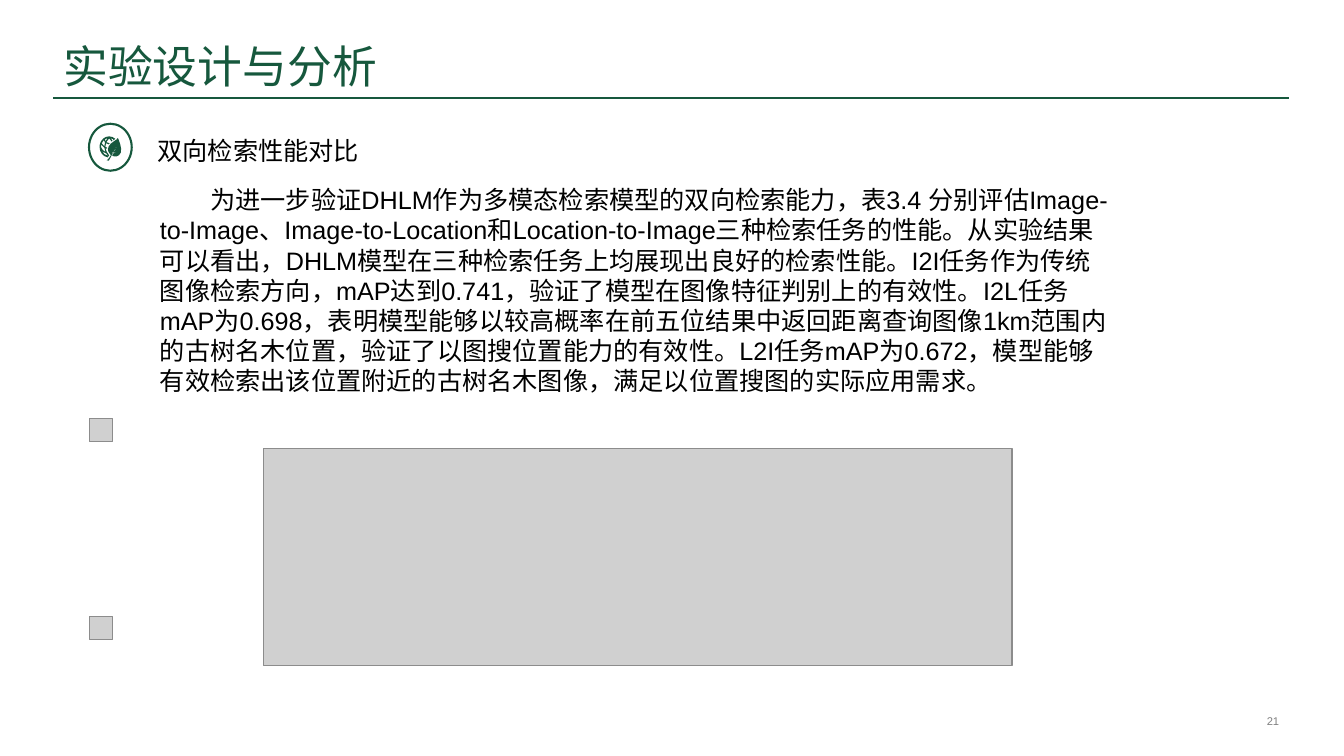
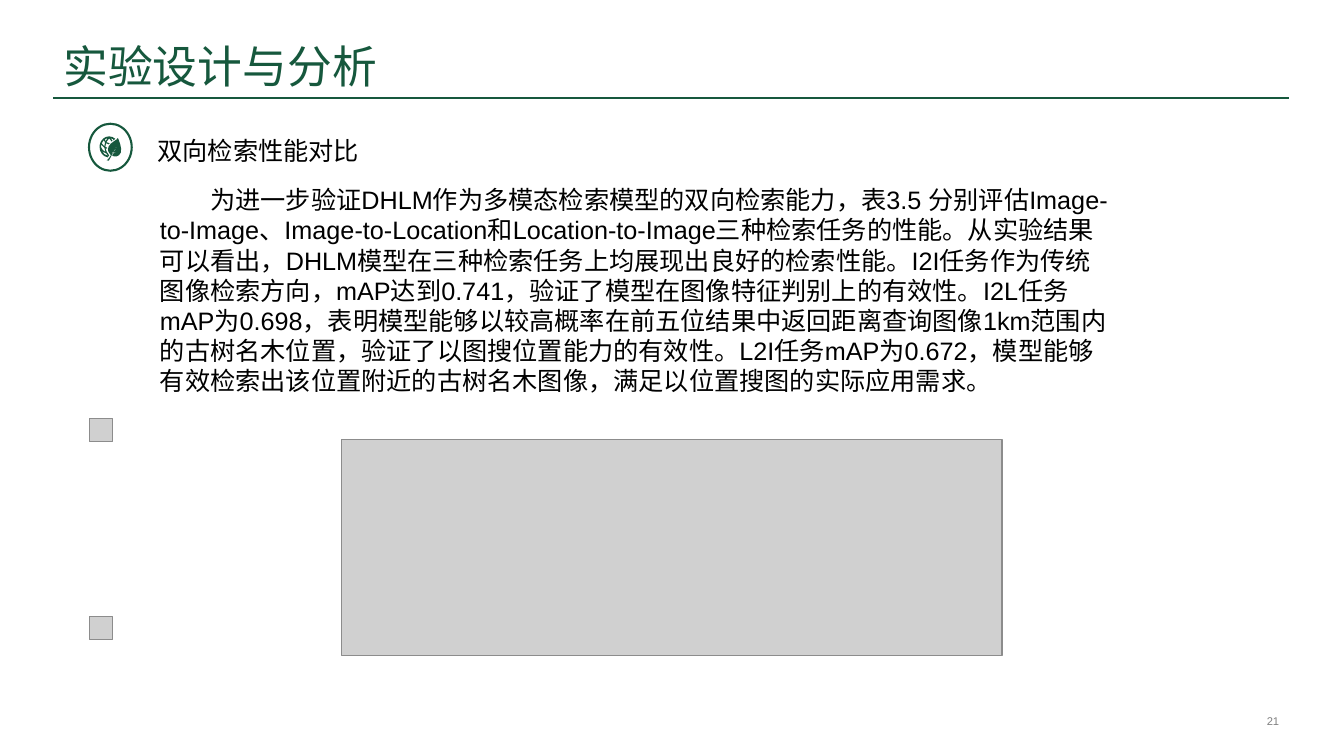
Before and after one commit to ssl1995/imooc-wiki, a slide deck: slide 21 of word/答辩/99-答辩准备/5200090_宋声林_答辩PPT.pptx. Drawn at 1344x756 pixels with LibreOffice and Linux fonts; fonts in the diff are those of the drawing; grey boxes stand for pictures; background and template pictures are left out. Boxes give left, top, right and bottom in pixels: in the first picture for what was removed or moved away, otherwise in the second. Text is boxed around its words. In the diff, an @@ line names an element or a change of style, - is before the commit and + after.

```diff
--- a/word/答辩/99-答辩准备/5200090_宋声林_答辩PPT.pptx
+++ b/word/答辩/99-答辩准备/5200090_宋声林_答辩PPT.pptx
@@ text at (x1=160, y1=187, x2=1107, y2=393): text changed @@
-为进一步验证DHLM作为多模态检索模型的双向检索能力，表3.4 分别评估Image-to-Image、Image-to-Location和Location-to-Image三种检索任务的性能。从实验结果可以看出，DHLM模型在三种检索任务上均展现出良好的检索性能。I2I任务作为传统图像检索方向，mAP达到0.741，验证了模型在图像特征判别上的有效性。I2L任务mAP为0.698，表明模型能够以较高概率在前五位结果中返回距离查询图像1km范围内的古树名木位置，验证了以图搜位置能力的有效性。L2I任务mAP为0.672，模型能够有效检索出该位置附近的古树名木图像，满足以位置搜图的实际应用需求。
+为进一步验证DHLM作为多模态检索模型的双向检索能力，表3.5 分别评估Image-to-Image、Image-to-Location和Location-to-Image三种检索任务的性能。从实验结果可以看出，DHLM模型在三种检索任务上均展现出良好的检索性能。I2I任务作为传统图像检索方向，mAP达到0.741，验证了模型在图像特征判别上的有效性。I2L任务mAP为0.698，表明模型能够以较高概率在前五位结果中返回距离查询图像1km范围内的古树名木位置，验证了以图搜位置能力的有效性。L2I任务mAP为0.672，模型能够有效检索出该位置附近的古树名木图像，满足以位置搜图的实际应用需求。
@@ picture resized from (x1=263, y1=449, x2=1012, y2=666) to (x1=342, y1=440, x2=1002, y2=655) @@
```
Also in this commit, not shown: 5 other slides changed, 26 other files.
